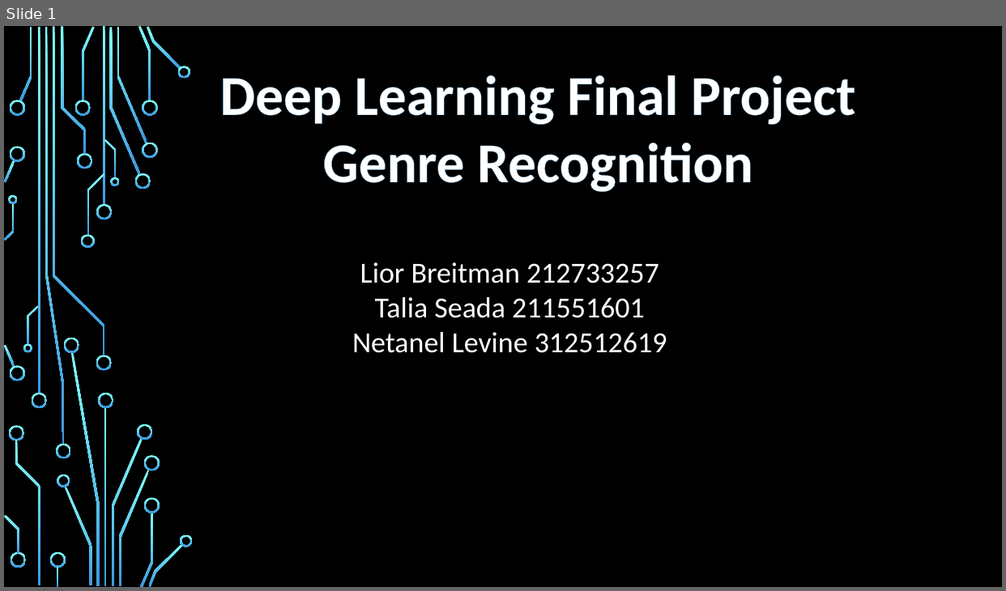
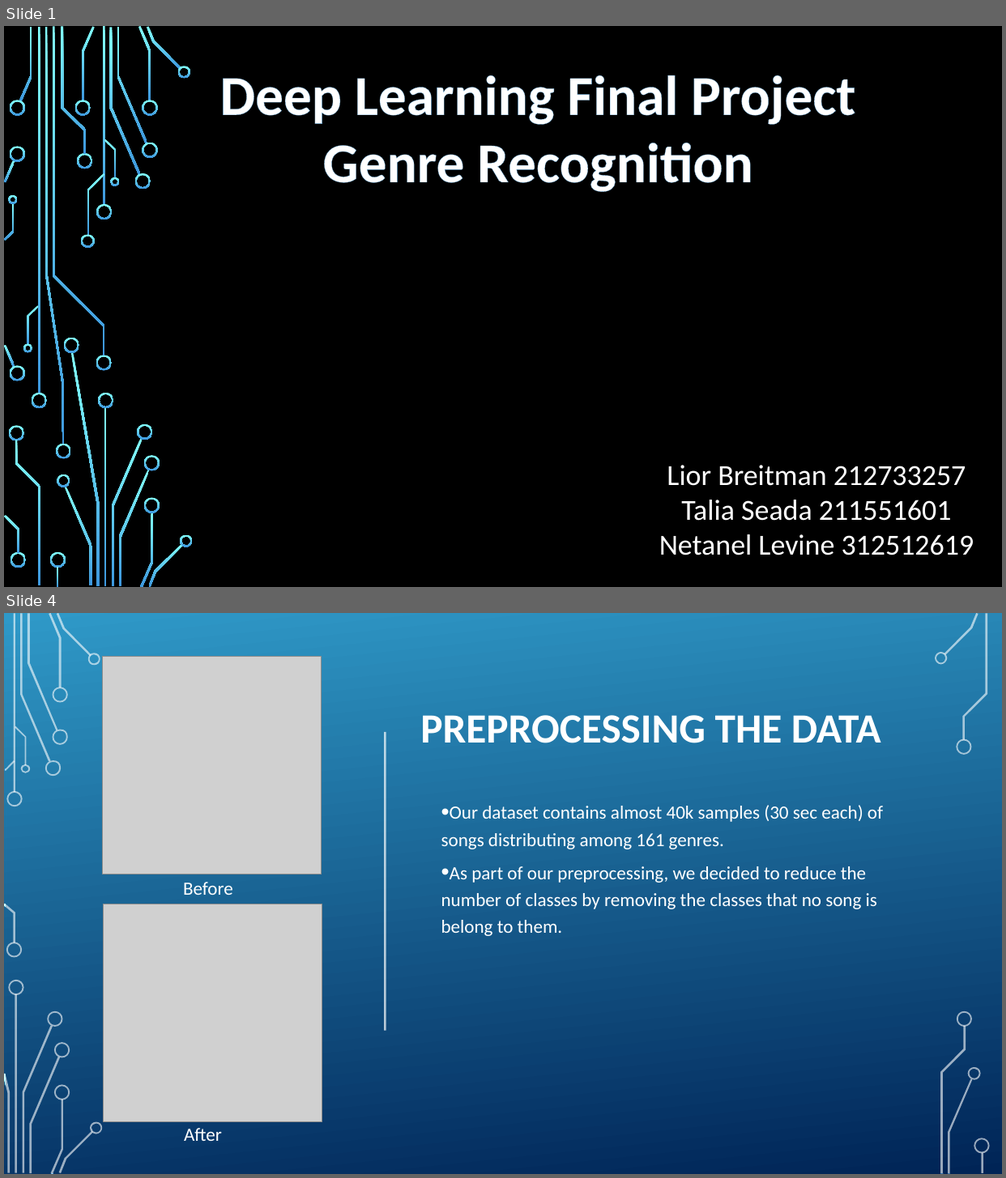
Before and after one commit to netanellevine/Songs_Genres_Classification, a slide deck: Deep learning presentation.pptx. Shown one above the other, each under a label of ours: slide 1 before the commit, slides 1 and 4 after it; the slides between them are not shown. The pictures are 1006x591 and 1006x1178 pixels, drawn with LibreOffice and Linux fonts; fonts in the diff are those of the drawing; grey boxes stand for pictures; background and template pictures are left out. Boxes give left, top, right and bottom in pixels: in the first picture for what was removed or moved away, otherwise in the second. Text is boxed around its words. In the diff, an @@ line names an element or a change of style, - is before the commit and + after.

```diff
--- a/Deep learning presentation.pptx
+++ b/Deep learning presentation.pptx
@@ slide 4 added at (4,613,1002,1174), background picture (left out) @@
@@ rectangle added at (6,613,1002,1173), fill gradient #3198C9 to #002456 @@
@@ picture added at (103,657,322,875) @@
@@ line added from (385, 732) to (385, 1031), #FFFFFF 2 pt @@
@@ text added at (420,715,881,743), 40 pt, text #FFFFFF, bold @@
+PREPROCESSING THE DATA
@@ text added at (441,805,883,936), 18 pt, text #FFFFFF @@
+• Our dataset contains almost 40k samples (30 sec each) of songs distributing among 161 genres.
+• As part of our preprocessing, we decided to reduce the number of classes by removing the classes that no song is belong to them.
@@ text added at (183,882,233,895), 18 pt, text #FFFFFF @@
+Before
@@ picture added at (104,905,322,1122) @@
@@ group added at (4,613,103,1174): 24 freeform shapes, 2 rectangles @@
@@ text added at (184,1128,222,1141), 18 pt, text #FFFFFF @@
+After
@@ group added at (4,613,990,1174): 33 freeform shapes, 3 rectangles @@
@@ group added at (935,613,990,1174): 9 freeform shapes, 1 rectangle @@
@@ slide 1 changed as well @@
@@ text "Lior Breitman 212733257": place and size @@
-text "Lior Breitman 212733257" at (352,263,667,353)
+text "Lior Breitman 212733257" at (659,465,974,556)
```
Also in this commit, not shown: 2 other slides changed, 4 other slides added, 1 slide removed, 1 other file.
